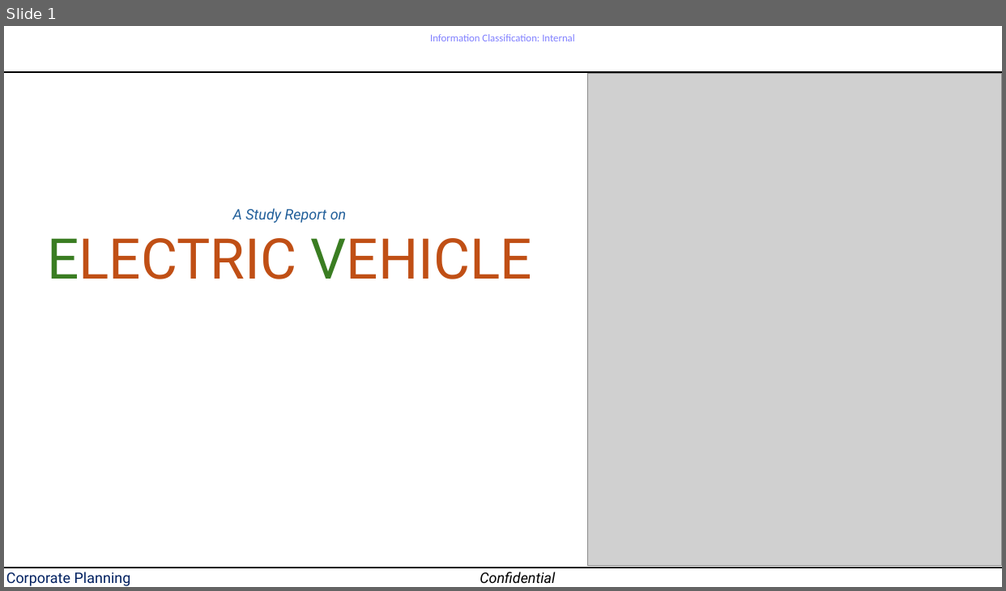
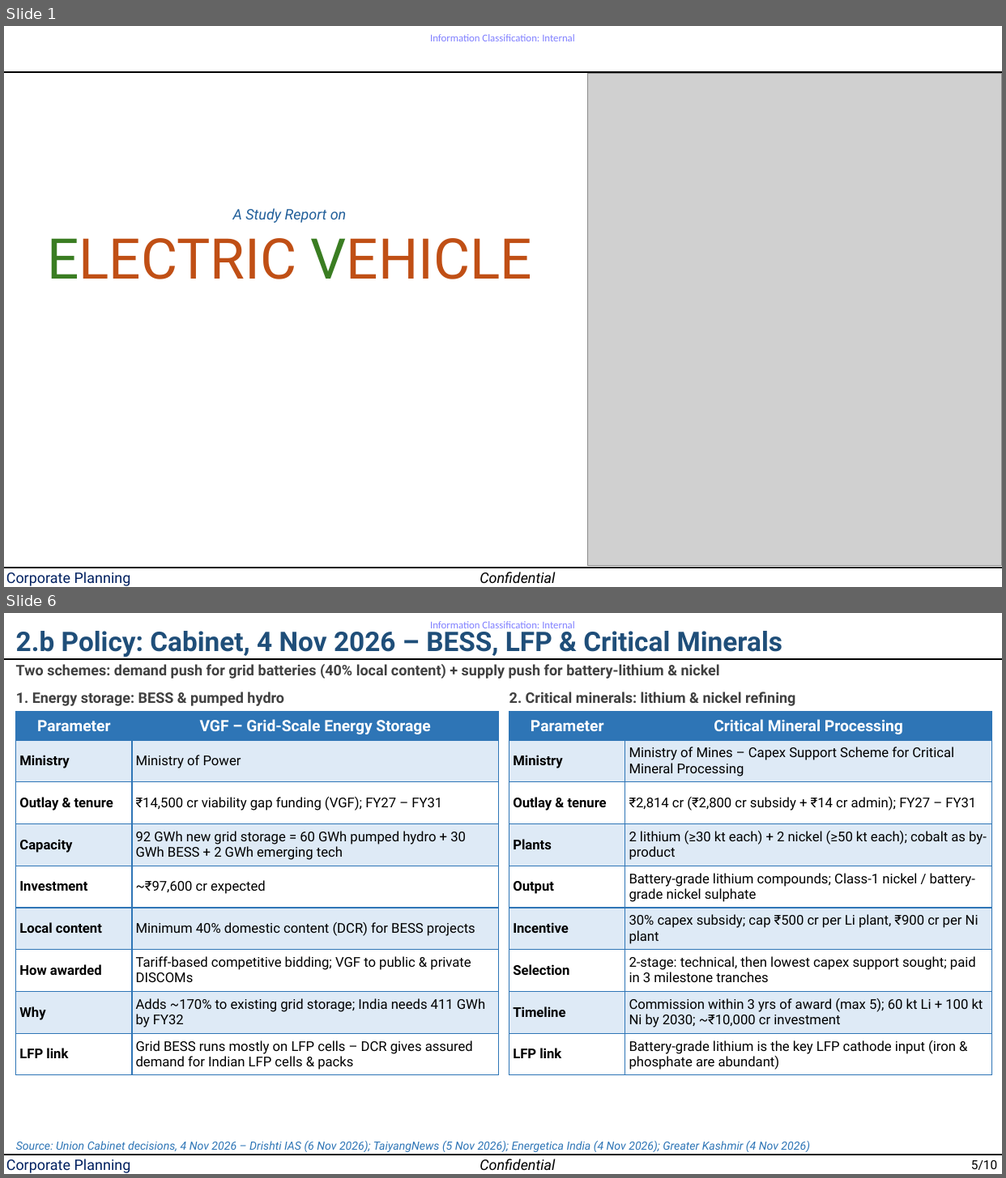
Before and after one commit to Crypto-ashish/ev, a slide deck: EV study.pptx. Shown one above the other, each under a label of ours: slide 1 before the commit, slides 1 and 6 after it; the slides between them are not shown. The pictures are 1006x591 and 1006x1178 pixels, drawn with LibreOffice and Linux fonts; fonts in the diff are those of the drawing; grey boxes stand for pictures. Boxes give left, top, right and bottom in pixels: in the first picture for what was removed or moved away, otherwise in the second. Text is boxed around its words. In the diff, an @@ line names an element or a change of style, - is before the commit and + after.

```diff
--- a/EV study.pptx
+++ b/EV study.pptx
@@ slide 6 added at <box>4,613,1002,1174</box>, background #FFFFFF; not listed: 5 template elements that a slide beside it also shows @@
@@ text added at <box>16,627,782,657</box>, 26 pt, text #1F4E79, bold @@
+2.b Policy: Cabinet, 4 Nov 2026 – BESS, LFP & Critical Minerals
@@ text added at <box>16,664,720,679</box>, 14 pt, text #404040, bold @@
+Two schemes: demand push for grid batteries (40% local content) + supply push for battery-lithium & nickel
@@ text added at <box>16,692,284,706</box>, 14 pt, text #404040, bold @@
+1. Energy storage: BESS & pumped hydro
@@ text added at <box>509,692,795,706</box>, 14 pt, text #404040, bold @@
+2. Critical minerals: lithium & nickel refining
@@ table added at <box>16,712,499,1166</box>, 9 rows, 2 columns @@
+Parameter | VGF – Grid-Scale Energy Storage
+Ministry | Ministry of Power
+Outlay & tenure | ₹14,500 cr viability gap funding (VGF); FY27 – FY31
+Capacity | 92 GWh new grid storage = 60 GWh pumped hydro + 30 GWh BESS + 2 GWh emerging tech
+Investment | ~₹97,600 cr expected
+Local content | Minimum 40% domestic content (DCR) for BESS projects
+How awarded | Tariff-based competitive bidding; VGF to public & private DISCOMs
+Why | Adds ~170% to existing grid storage; India needs 411 GWh by FY32
+LFP link | Grid BESS runs mostly on LFP cells – DCR gives assured demand for Indian LFP cells & packs
@@ table added at <box>509,712,992,1166</box>, 9 rows, 2 columns @@
+Parameter | Critical Mineral Processing
+Ministry | Ministry of Mines – Capex Support Scheme for Critical Mineral Processing
+Outlay & tenure | ₹2,814 cr (₹2,800 cr subsidy + ₹14 cr admin); FY27 – FY31
+Plants | 2 lithium (≥30 kt each) + 2 nickel (≥50 kt each); cobalt as by-product
+Output | Battery-grade lithium compounds; Class-1 nickel / battery-grade nickel sulphate
+Incentive | 30% capex subsidy; cap ₹500 cr per Li plant, ₹900 cr per Ni plant
+Selection | 2-stage: technical, then lowest capex support sought; paid in 3 milestone tranches
+Timeline | Commission within 3 yrs of award (max 5); 60 kt Li + 100 kt Ni by 2030; ~₹10,000 cr investment
+LFP link | Battery-grade lithium is the key LFP cathode input (iron & phosphate are abundant)
@@ text added at <box>16,1141,810,1152</box>, 11 pt, text #2E75B6, italic @@
+Source: Union Cabinet decisions, 4 Nov 2026 – Drishti IAS (6 Nov 2026); TaiyangNews (5 Nov 2026); Energetica India (4 Nov 2026); Greater Kashmir (4 Nov 2026)
@@ text added at <box>971,1161,997,1170</box>, 12 pt, text #000000 @@
+5/10
```
Also in this commit, not shown: 9 slides changed.
